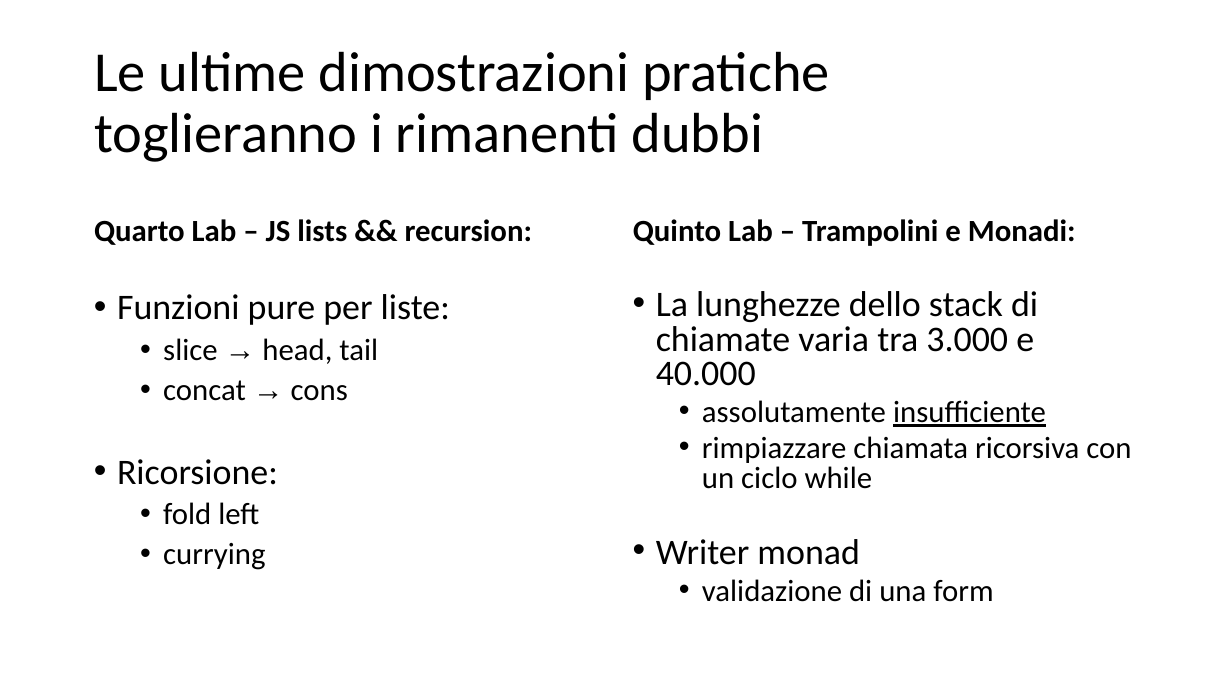
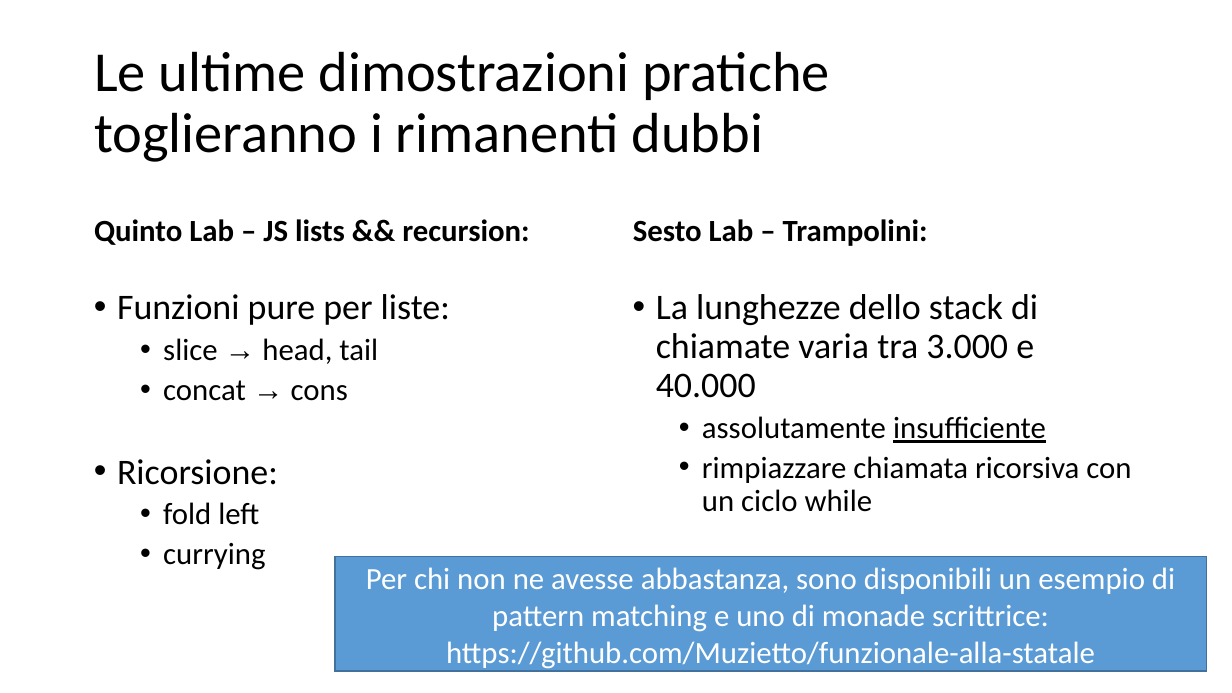
Before and after one commit to Muzietto/funzionale-alla-statale, a slide deck: slide 10 of funzionale-alla-statale.ppt. Drawn at 1232x693 pixels with LibreOffice and Linux fonts; fonts in the diff are those of the drawing. Boxes give left, top, right and bottom in pixels: in the first picture for what was removed or moved away, otherwise in the second. Text is boxed around its words. In the diff, an @@ line names an element or a change of style, - is before the commit and + after.

```diff
--- a/funzionale-alla-statale.ppt
+++ b/funzionale-alla-statale.ppt
@@ text at [94,219,529,245]: text changed @@
-Quarto Lab – JS lists && recursion:
+Quinto Lab – JS lists && recursion:
@@ text at [633,219,928,246]: text changed @@
-Quinto Lab – Trampolini e Monadi:
+Sesto Lab – Trampolini:
@@ text "La lunghezze dello stack di ..." at [656,294,1131,512]: line spacing 0.8 to 0.9 @@
@@ text at [656,539,993,602]: paragraphs removed @@
-• Writer monad
-  • validazione di una form
@@ rectangle added at [335,557,1206,671], fill #5B9BD5, outline #41719C 0.99 pt, 24 pt, text #FFFFFF @@
+Per chi non ne avesse abbastanza, sono disponibili un esempio di pattern matching e uno di monade scrittrice:
+https://github.com/Muzietto/funzionale-alla-statale
```
Also in this commit, not shown: 3 other slides changed, 6 other files.
